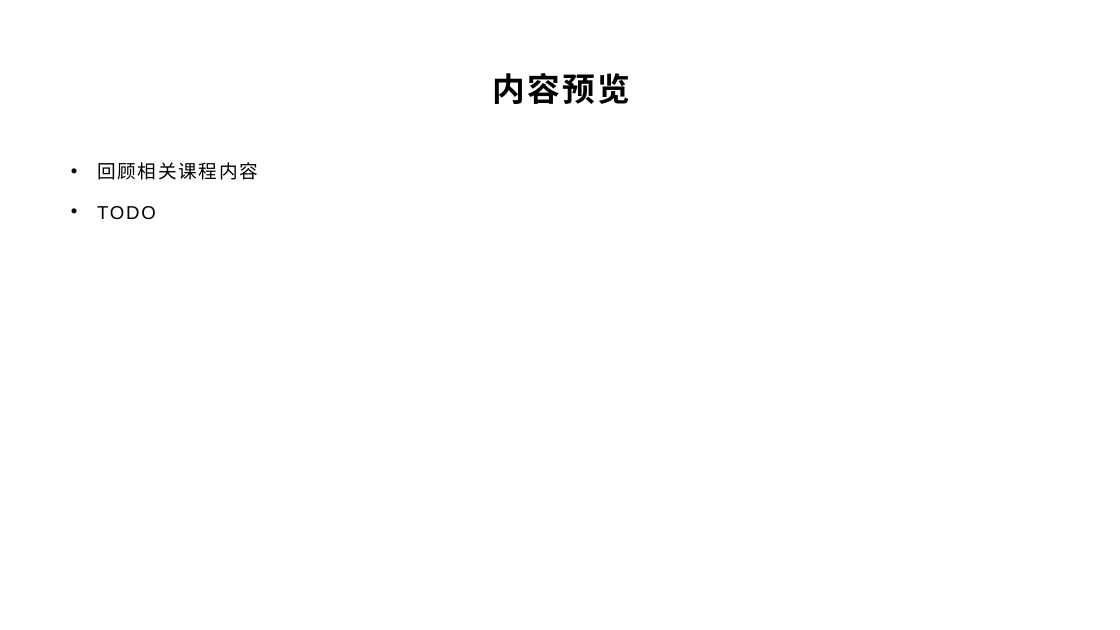
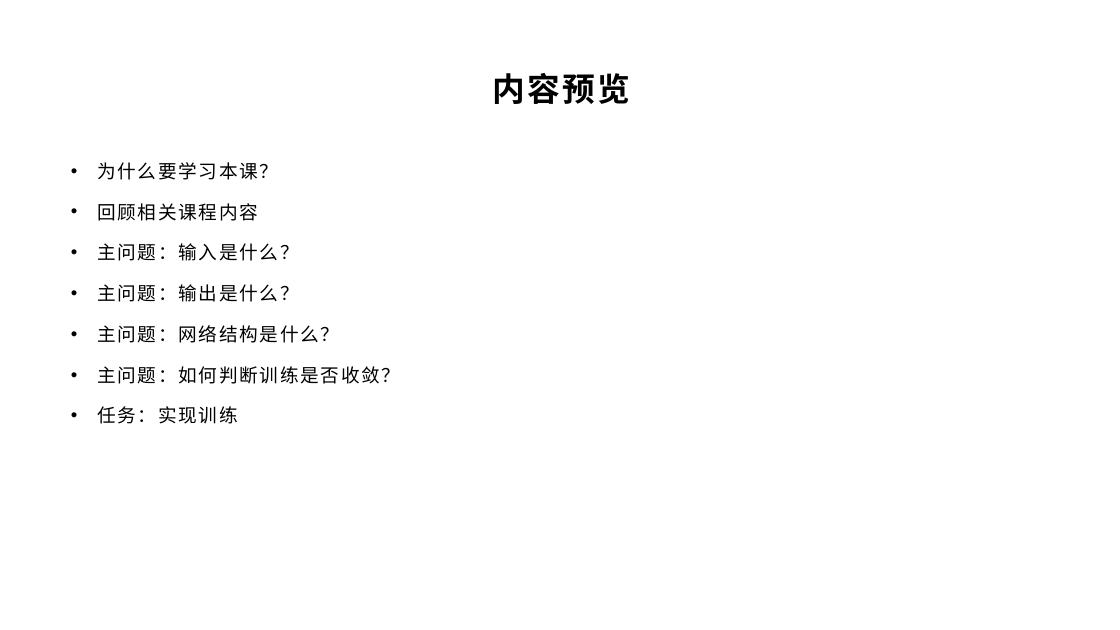
Before and after one commit to yyc-git/DeepLearningEdu, a slide deck: slide 3 of lessons/5_handwriting_by_linear_layer/ppt/用全连接层识别手写数字.pptx. Drawn at 1120x630 pixels with LibreOffice and Linux fonts; fonts in the diff are those of the drawing; background and template pictures are left out. Boxes give left, top, right and bottom in pixels: in the first picture for what was removed or moved away, otherwise in the second. Text is boxed around its words. In the diff, an @@ line names an element or a change of style, - is before the commit and + after.

```diff
--- a/lessons/5_handwriting_by_linear_layer/ppt/用全连接层识别手写数字.pptx
+++ b/lessons/5_handwriting_by_linear_layer/ppt/用全连接层识别手写数字.pptx
@@ text at [97, 162, 278, 180]: paragraph added @@
+• 为什么要学习本课？
@@ text at [97, 243, 400, 424]: text changed @@
-• TODO
+• 主问题：输入是什么？
+• 主问题：输出是什么？
+• 主问题：网络结构是什么？
+• 主问题：如何判断训练是否收敛？
+• 任务：实现训练
```
Also in this commit, not shown: 12 other slides changed.
